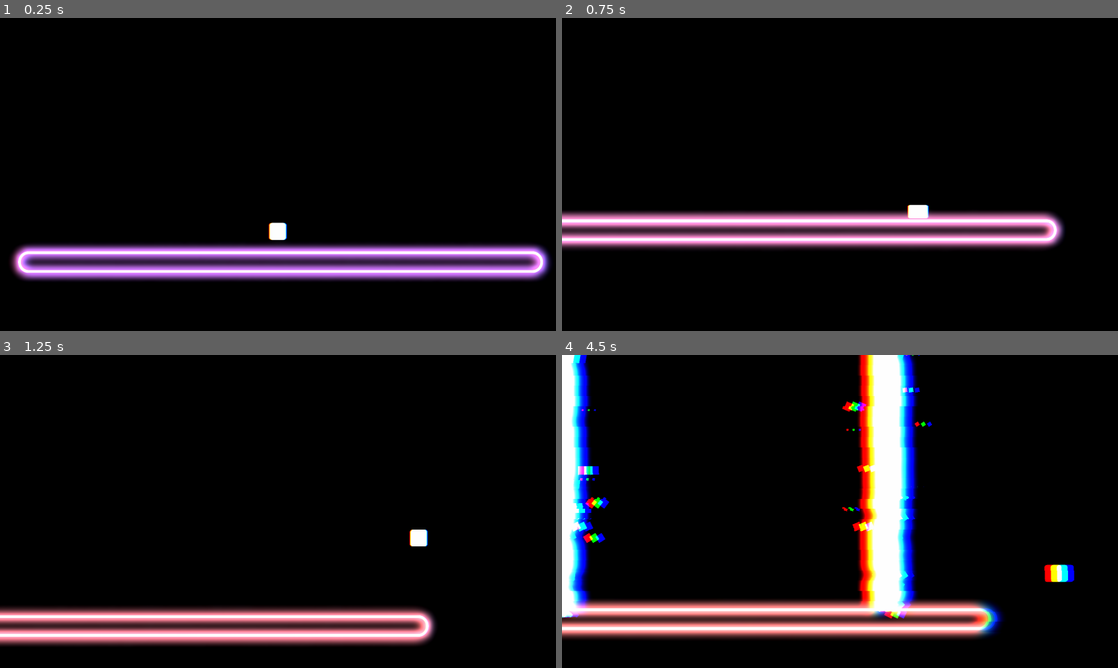
Above: before the commit, frames 1-4 (two rows, left to right).
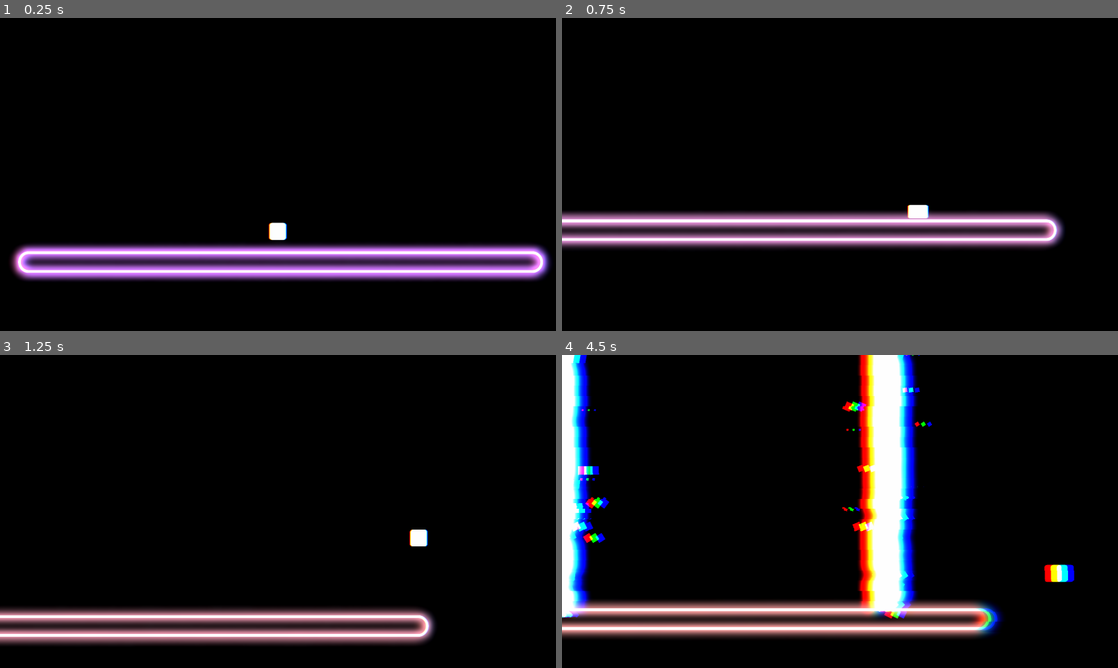
Above: after the commit, the same moments.

Repository: FireEntity1/beat-jumper
Game: Godot game, scene res://scenes/main_game.tscn
The game is run twice, just before and just after one commit, with the same random seed, the same clock (stepped at 60 frames per second) and the same inputs. Sound files missing from this copy of the repository are replaced by a short silence.
Inputs (mouse positions are in pixels of both pictures, inside the frame that each line leads up to):
- Up to frame 1 (0.25 s): no input
- Up to frame 2 (0.75 s): tap Enter at 0.5 s; move the mouse to (962, 158) at 0.52 s; hold D (right) from 0.53 s (still down); tap Ctrl (dash) at 0.6 s; click (962, 158) at 0.67 s
- Up to frame 3 (1.25 s): keep holding D (right); tap Space (jump) at 0.77 s
- Up to frame 4 (4.5 s): release D (right) at 1.25 s; drag from (728, 527) to (812, 574) at 1.27 s; move the mouse to (895, 442) at 2.02 s; hold Left (left) 2.03-2.75 s; tap S (slam) at 2.1 s; drag from (812, 574) to (639, 605) at 2.77 s; move the mouse to (1006, 558) at 3.52 s; hold D (right) 3.53-4.25 s; tap Ctrl (dash) at 3.6 s; tap Space (jump) at 3.77 s; drag from (673, 464) to (756, 433) at 4.27 s

Frame 1 is identical in both runs. In frame 2, 5.9% of the frame differs, in the area x 0-90%, y 62-73%; in frame 3, 6.4%; in frame 4, 6.7%, in the area x 0-79%, y 78-90%.

Commit message:
feat: better laser_sweep/preview

Diff:
--- a/components/pos_picker.tscn
+++ b/components/pos_picker.tscn
@@ -14,6 +14,7 @@
 grow_horizontal = 2
 grow_vertical = 2
 script = ExtResource("1_skmxb")
+event_type = "laser_sweep"
 
 [node name="hslider" type="HSlider" parent="."]
 layout_mode = 2
@@ -57,6 +58,7 @@
 offset_top = 126.0
 offset_right = 685.0
 offset_bottom = 130.0
+rotation = 1.5708
 pivot_offset = Vector2(58.5, 2)
 
 [node name="laser_preview" type="ColorRect" parent="."]
--- a/project.godot
+++ b/project.godot
@@ -28,10 +28,6 @@
 window/size/viewport_height=1080
 window/size/mode=3
 window/stretch/mode="viewport"
-
-[editor_plugins]
-
-enabled=PackedStringArray("res://addons/godot_super-wakatime/plugin.cfg")
 
 [gui]
 
--- a/scripts/editor_event.gd
+++ b/scripts/editor_event.gd
@@ -64,12 +64,20 @@
 				editable.connect("value_changed", _edges_value_changed)
 			"radius":
 				editable = HSlider.new()
-				editable.value = event_data.edges
+				editable.value = event_data.radius
 				editable.min_value = 1
 				editable.max_value = 1000
 				editable.step = 10
 				editable.tick_count = 11
 				editable.connect("value_changed", _radius_value_changed)
+			"distance":
+				editable = HSlider.new()
+				editable.value = event_data.distance
+				editable.min_value = 1
+				editable.max_value = 1000
+				editable.step = 10
+				editable.tick_count = 11
+				editable.connect("value_changed", _distance_value_changed)
 			"intensity":
 				editable = HSlider.new()
 				editable.value = event_data.intensity
@@ -102,6 +110,10 @@
 			event_data[key] = float(data)
 		"status":
 			event_data[key] = data
+		_:
+			event_data[key] = data
+	if pos_editor is Control:
+		pos_editor.update_preview()
 	parent.modify(old,event_data)
 
 func _on_speedpicker_changed(text):
@@ -127,6 +139,13 @@
 func _radius_value_changed(value):
 	var old = event_data
 	event_data.radius = value
+	pos_editor.event_data = event_data
+	pos_editor.update_preview()
+	parent.modify(old,event_data)
+
+func _distance_value_changed(value):
+	var old = event_data
+	event_data.distance = value
 	pos_editor.event_data = event_data
 	pos_editor.update_preview()
 	parent.modify(old,event_data)
--- a/scripts/event_handler.gd
+++ b/scripts/event_handler.gd
@@ -95,11 +95,12 @@
 		"type": "laser_sweep",
 		"beat": 11,
 		"pos": Vector2(5,1),
-		"rot": 90,
+		"rot": 45,
 		"amount": 16,
 		"speed": 1.0/16.0,
 		"distance": 300,
-		"outwards": true,
+		"outwards": false,
+		"direction": false,
 		"colour": ["pink"]
 	},
 	{
@@ -171,13 +172,13 @@
 	{
 		"type": "platform_colour",
 		"beat": 12+4,
-		"colour": "black",
+		"colour": "blue",
 		"speed": 5
 	},
 	{
 		"type": "visualizer",
 		"beat": 12+4,
-		"status": false
+		"status": true
 	},
 
 ]
@@ -286,6 +287,7 @@
 						temp.distance = event.distance
 						temp.outwards = event.outwards
 						temp.colour = event.colour
+						temp.direction = event.direction
 					"laser_spread":
 						temp.speed = event.speed
 						temp.colour = event.colour
--- a/scripts/global.gd
+++ b/scripts/global.gd
@@ -93,6 +93,7 @@
 		"amount": 12,
 		"speed": 1.0/8.0,
 		"distance": 300,
+		"direction": true,
 		"outwards": true,
 		"colour": ["pink"]
 	},
@@ -195,7 +196,7 @@
 
 const colours_raw = {
 	"hotpink": Color(3,1,2.5),
-	"pink": Color(3,1.5,1.5),
+	"pink": Color(2.4,1.5,1.5),
 	"blue": Color(1,3,3),
 	"green": Color(1.3,2.3,1.3),
 	"red": Color(3,1,1.5),
--- a/scripts/laser_sweep.gd
+++ b/scripts/laser_sweep.gd
@@ -6,6 +6,7 @@
 @export var speed: float
 @export var fire_beat = 1.0
 @export var distance: int
+@export var direction: bool = true
 var offset
 
 @export var colour = ["hotpink", "red"]
@@ -40,9 +41,10 @@
 			break
 
 func spawn_laser(pos):
+	var dir = float(direction)*2-1
 	var temp = laser.instantiate()
 	temp.rot = rot
-	temp.pos = position + Vector2(distance*current,0)
+	temp.pos = position + Vector2(distance*current*dir,0)
 	temp.snap = false
 	temp.fire_beat = fire_beat + (speed * (current - 1))
 	temp.colour = colour[cur_col]
@@ -50,7 +52,7 @@
 	if outwards:
 		temp = laser.instantiate()
 		temp.rot = rot
-		temp.pos = position - Vector2(distance*current,0)
+		temp.pos = position - Vector2(distance*current*dir,0)
 		temp.snap = false
 		temp.fire_beat = fire_beat + (speed * (current - 1))
 		temp.colour = colour[cur_col]
--- a/scripts/pos_picker.gd
+++ b/scripts/pos_picker.gd
@@ -1,8 +1,10 @@
 extends Control
 
-var event_type = "laser"
+@export var event_type = "laser"
 
 var dragging = false
+
+var first = true
 
 var event_data: Dictionary
 
@@ -11,7 +13,7 @@
 
 @onready var knob = $angle
 
-var circle_lasers = []
+var lasers = []
 
 var angle = 0
 
@@ -48,20 +50,28 @@
 	angle = fmod(angle + 360, 360)
 	knob.value = angle
 	$pointer.rotation_degrees = angle + 90
+	event_data.rot = angle + 90
+	first = false
 	update_preview()
 
 func update_preview():
 	$laser_preview.position = Vector2($hslider.value*30-70,$vslider.value*30+90)
 	$laser_preview.rotation_degrees = angle + 90
-	for laser in circle_lasers:
+	for laser in lasers:
 		laser.queue_free()
-	circle_lasers = []
+	lasers = []
 	$circle_preview.position = Vector2($hslider.value*30,$vslider.value*30) + Vector2(100,100)
 	if event_type == "laser_circle":
 		for laser in range(event_data.edges):
-			spawn_laser(laser,event_data.edges,event_data.direction,event_data.radius)
-	$circle_preview.rotation_degrees = angle+90
-func spawn_laser(index: int, edges: int, direction: int, radius: float):
+			spawn_laser_circle(laser,event_data.edges,event_data.direction,event_data.radius)
+		$circle_preview.rotation_degrees = angle+90
+	if event_type == "laser_sweep":
+		for index in range(event_data.amount):
+			spawn_laser_sweep(index,event_data.distance,event_data.outwards,angle + 90, event_data.direction)
+		if first:
+			for laser in lasers:
+				laser.rotation_degrees += 90
+func spawn_laser_circle(index: int, edges: int, direction: int, radius: float):
 	var step = 360.0 / edges
 	var current_angle_deg = step * index * direction
 	var current_angle_rad = deg_to_rad(current_angle_deg)
@@ -72,7 +82,26 @@
 	temp.rotation_degrees = current_angle_deg + 90
 	temp.pivot_offset = temp.size/2
 	$circle_preview.add_child(temp)
-	circle_lasers.append(temp)
+	lasers.append(temp)
+
+func spawn_laser_sweep(index: int, distance: float, outwards: bool, rot: float, dir: bool):
+	var direc = float(dir)*2-1
+	var temp = ColorRect.new()
+	temp.size = Vector2(200,2)
+	temp.position = Vector2(float(index)*distance/15*direc,40)
+	temp.rotation_degrees = rot
+	temp.pivot_offset = temp.size/2
+	$circle_preview.add_child(temp)
+	lasers.append(temp)
+
+	if outwards:
+		temp = ColorRect.new()
+		temp.size = Vector2(200,2)
+		temp.position = Vector2(float(index)*-distance/15*direc,40)
+		temp.rotation_degrees = rot
+		temp.pivot_offset = temp.size/2
+		$circle_preview.add_child(temp)
+		lasers.append(temp)
 
 func _on_update_timeout() -> void:
 	update_preview()
